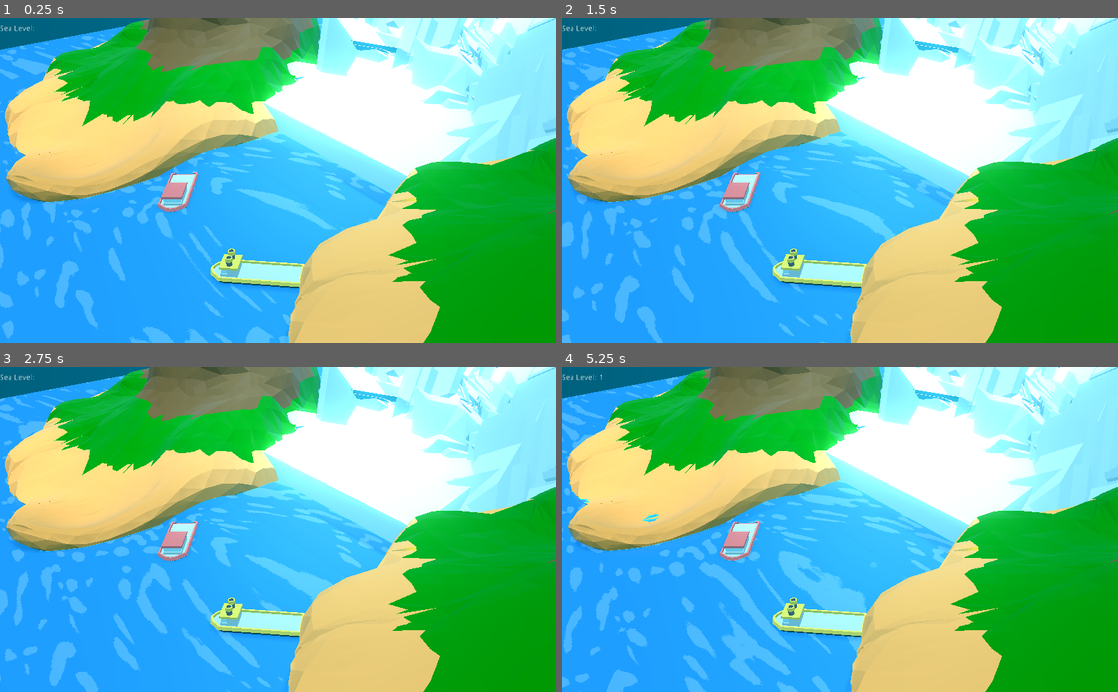
Above: before the commit, frames 1-4 (two rows, left to right).
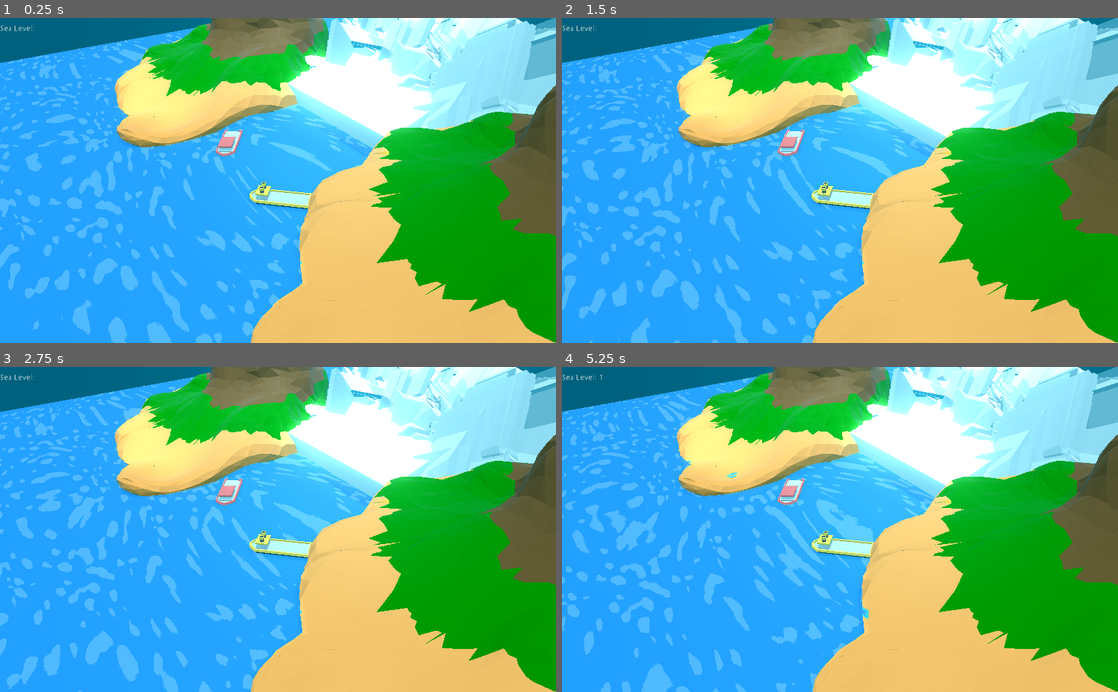
Above: after the commit, the same moments.

Repository: nikolajbaer/ld50
Game: Godot game, scene res://Scenes/root.tscn
Two runs of this game, one before a commit and one after it. Both use one fixed random seed, a clock stepped at 60 frames per second and the inputs below.
Inputs (mouse positions are in pixels of both pictures, inside the frame that each line leads up to):
- Up to frame 1 (0.25 s): no input
- Up to frame 2 (1.5 s): move the mouse to (962, 164) at 0.52 s; click (962, 164) at 0.67 s; drag from (728, 196) to (812, 245) at 1.27 s
- Up to frame 3 (2.75 s): move the mouse to (333, 458) at 2.02 s; click (333, 458) at 2.17 s
- Up to frame 4 (5.25 s): drag from (812, 594) to (673, 480) at 2.77 s; move the mouse to (1006, 578) at 3.52 s; click (1006, 578) at 3.67 s; drag from (673, 480) to (756, 448) at 4.27 s; move the mouse to (867, 529) at 5.02 s; click (867, 529) at 5.17 s

The runs differ from the first frame. In frame 1, 53% of the frame differs, in the area x 0-100%, y 0-100%; in frame 2, 54%; in frame 3, 54%; in frame 4, 55%.

Commit message:
tweak camera a little

Diff:
--- a/Scenes/root.tscn
+++ b/Scenes/root.tscn
@@ -24,8 +24,8 @@
 script = ExtResource( 2 )
 
 [node name="Camera" type="Camera" parent="."]
-transform = Transform( 0.567707, -0.376072, 0.732311, -0.0419772, 0.875176, 0.481981, -0.82216, -0.304364, 0.481057, 62.4747, 39.4442, 34.9126 )
-fov = 30.8
+transform = Transform( 0.523224, -0.472207, 0.709407, -0.0392443, 0.818212, 0.573577, -0.851292, -0.327949, 0.409576, 62.4747, 39.4442, 34.9126 )
+fov = 44.8
 far = 1361.0
 
 [node name="DirectionalLight" type="DirectionalLight" parent="."]
--- a/default_env.tres
+++ b/default_env.tres
@@ -1,8 +1,9 @@
 [gd_resource type="Environment" load_steps=2 format=2]
 
 [sub_resource type="ProceduralSky" id=1]
-sky_top_color = Color( 0.647059, 0.788235, 0.823529, 1 )
-sky_horizon_color = Color( 0.184314, 0.403922, 0.576471, 1 )
+sky_top_color = Color( 0.678431, 0.803922, 0.835294, 1 )
+sky_horizon_color = Color( 0, 0, 0, 1 )
+sky_curve = 0.0839729
 ground_bottom_color = Color( 0.156863, 0.388235, 0.447059, 1 )
 ground_horizon_color = Color( 0.207843, 0.541176, 0.670588, 1 )
 sun_latitude = 6.17
